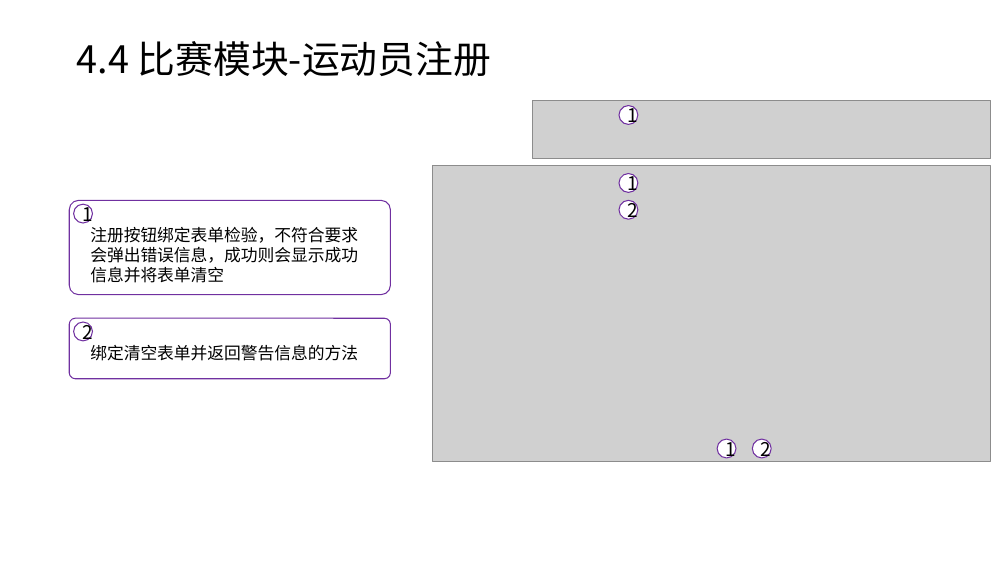
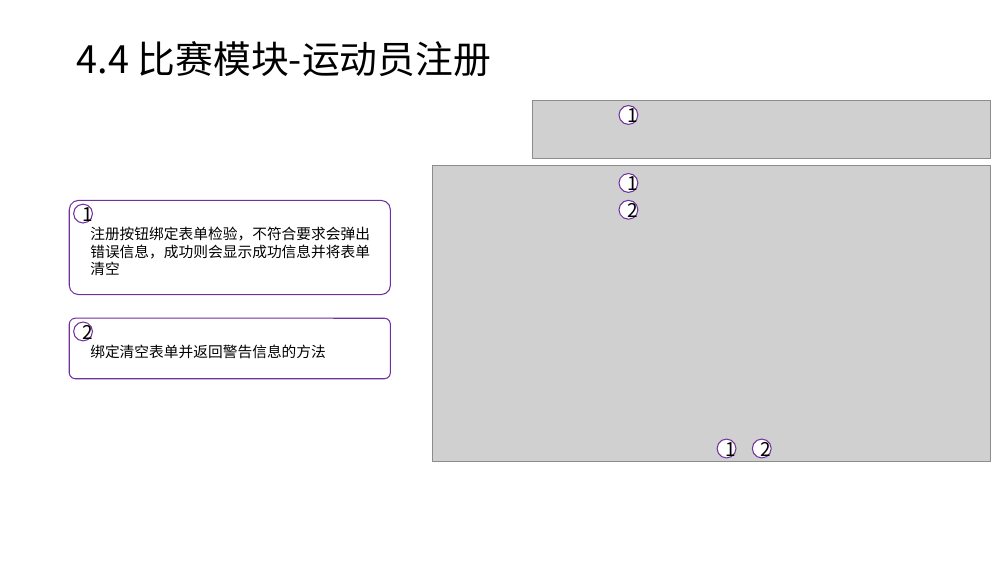
Before and after one commit to yuechengu/VirtualGame, a slide deck: slide 10 of docs/frontend.pptx. Drawn at 1008x567 pixels with LibreOffice and Linux fonts; fonts in the diff are those of the drawing; grey boxes stand for pictures. Boxes give left, top, right and bottom in pixels: in the first picture for what was removed or moved away, otherwise in the second. Text is boxed around its words. In the diff, an @@ line names an element or a change of style, - is before the commit and + after.

```diff
--- a/docs/frontend.pptx
+++ b/docs/frontend.pptx
@@ text "注册按钮绑定表单检验，不符合要求会弹出错误信息，成功则会显示成功信息并将表单清空" at box(90, 226, 370, 275): size 16 to 14 pt @@
@@ text "绑定清空表单并返回警告信息的方法" at box(90, 344, 326, 359): size 16 to 14 pt @@
```
Also in this commit, not shown: 8 other slides changed, 3 slides added, 1 slide removed, 18 other files.
